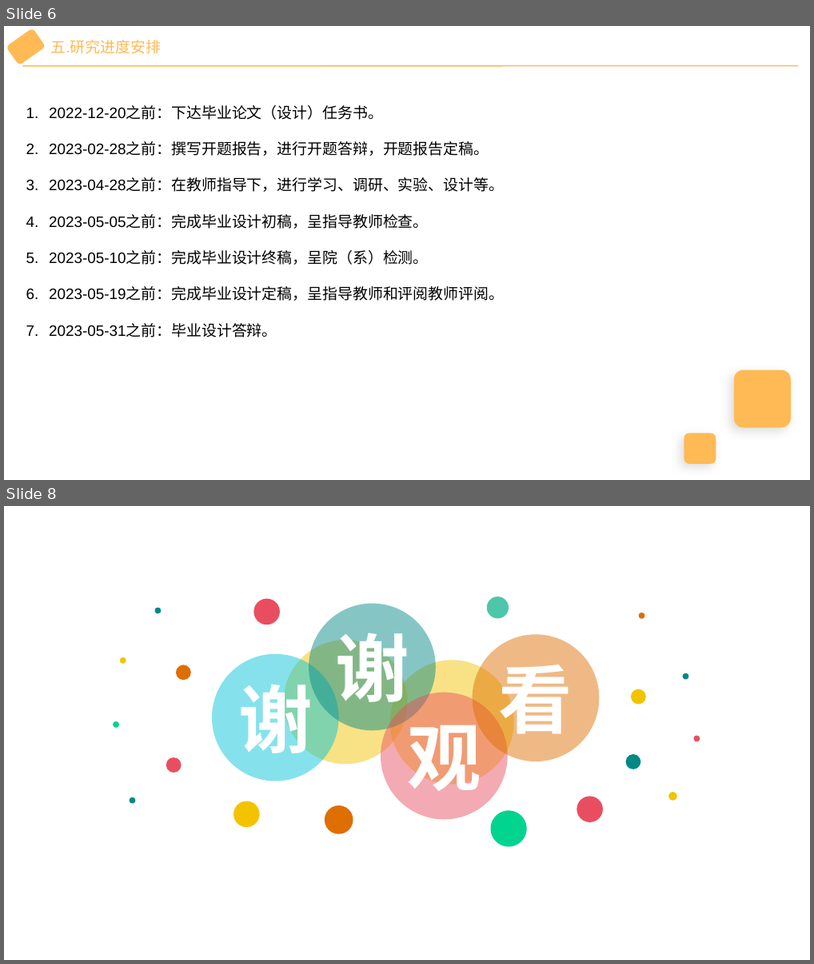
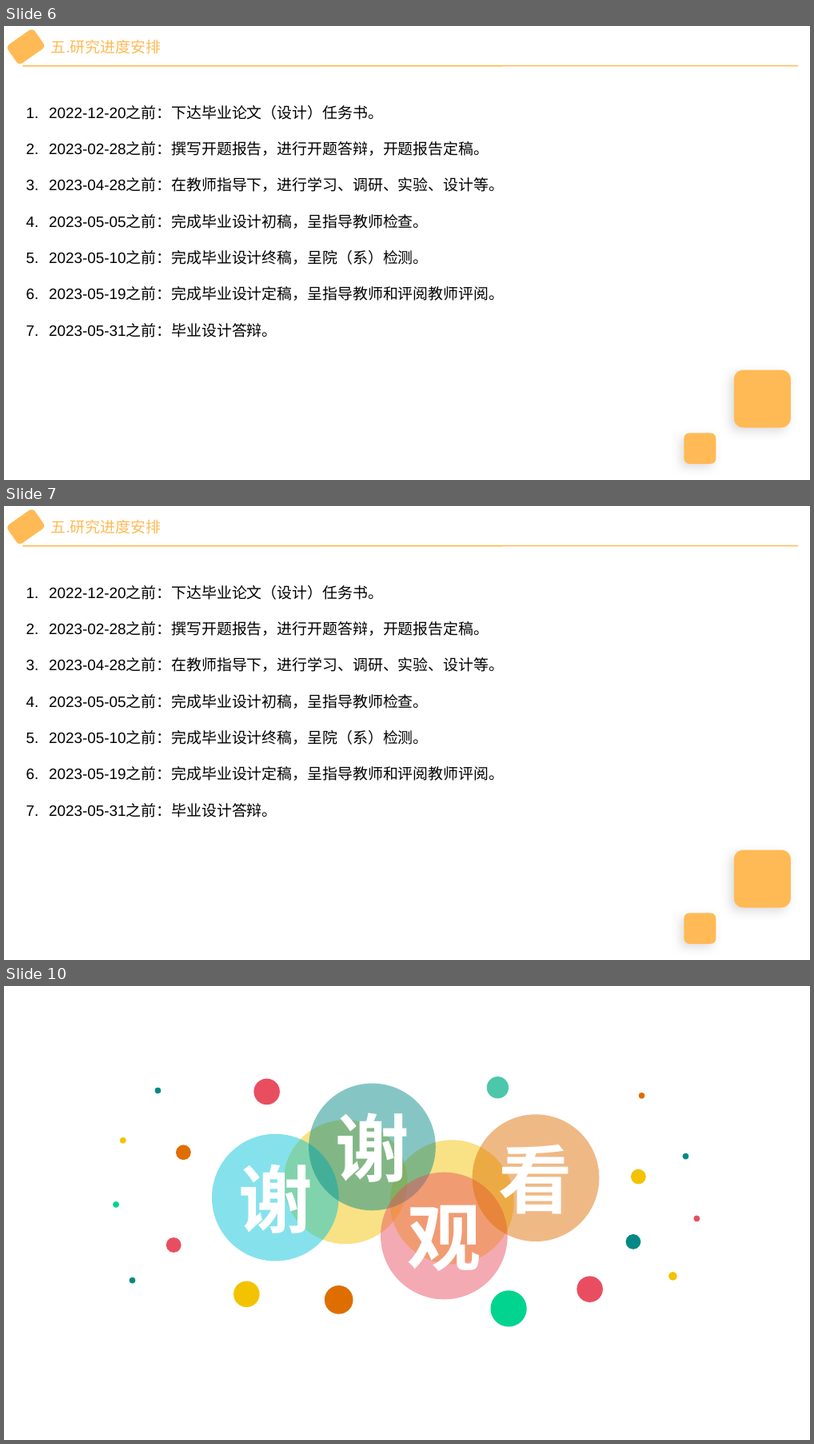
Before and after one commit to wu-yu-pei/graduation-design-file, a slide deck: 开题报告演讲PPT.pptx. Shown one above the other, each under a label of ours: slides 6 and 8 before the commit, slides 6, 7 and 10 after it; the slides between them are not shown. The pictures are 814x964 and 814x1444 pixels, drawn with LibreOffice and Linux fonts; fonts in the diff are those of the drawing. Boxes give left, top, right and bottom in pixels: in the first picture for what was removed or moved away, otherwise in the second. Text is boxed around its words. In the diff, an @@ line names an element or a change of style, - is before the commit and + after.

```diff
--- a/开题报告演讲PPT.pptx
+++ b/开题报告演讲PPT.pptx
@@ slide 7 added at (4,506,810,960), background #FFFFFF @@
@@ rounded rectangle added at (6,508,46,544), fill #FFBA55, outline #FFBA55 1 pt @@
@@ text added at (51,520,162,534), 18 pt, text #FFBA55 @@
+五.研究进度安排
@@ line added from (22, 546) to (799, 546), #FFBA55 1.5 pt @@
@@ text added at (49,586,504,817), 18 pt, text #000000 @@
+1. 2022-12-20之前：下达毕业论文（设计）任务书。
+2. 2023-02-28之前：撰写开题报告，进行开题答辩，开题报告定稿。
+3. 2023-04-28之前：在教师指导下，进行学习、调研、实验、设计等。
+4. 2023-05-05之前：完成毕业设计初稿，呈指导教师检查。
+5. 2023-05-10之前：完成毕业设计终稿，呈院（系）检测。
+6. 2023-05-19之前：完成毕业设计定稿，呈指导教师和评阅教师评阅。
+7. 2023-05-31之前：毕业设计答辩。
@@ rounded rectangle added at (734,850,791,907), fill #FFBA55 @@
@@ rounded rectangle added at (685,913,717,944), fill #FFBA55 @@
@@ what was slide 8 is now slide 10 @@
```
Also in this commit, not shown: 1 slide changed, 1 other slide added.
